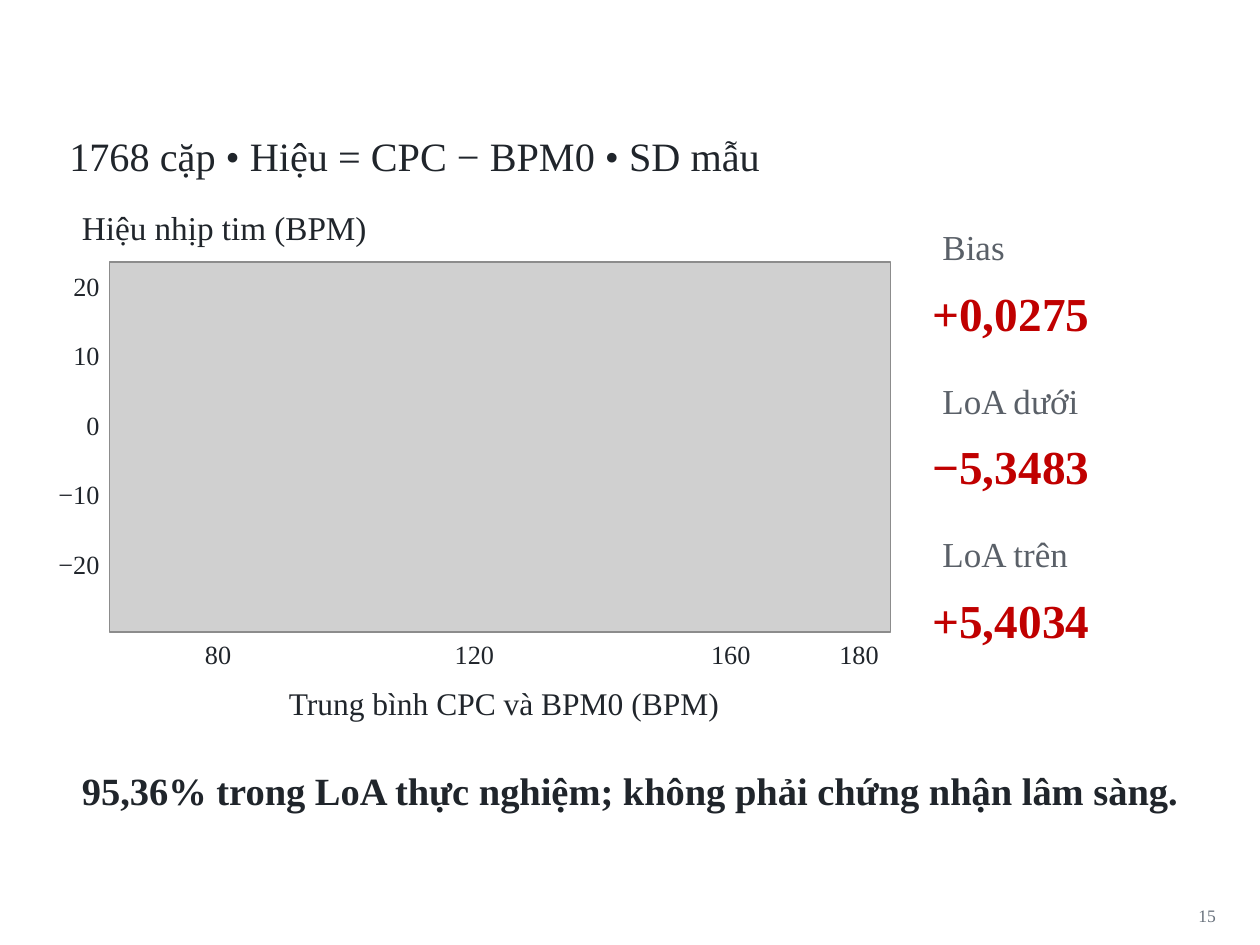
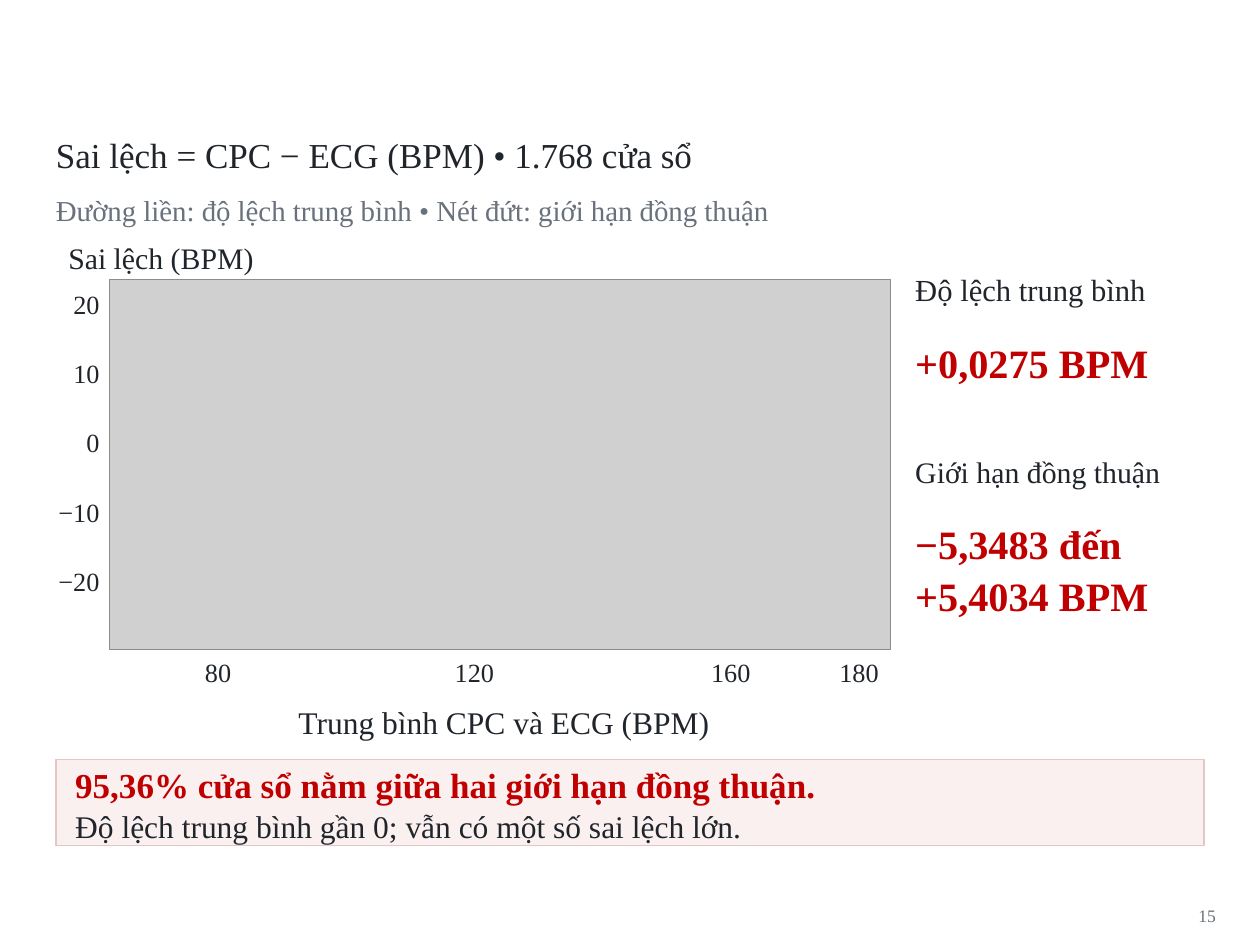
Before and after one commit to Vutu2003/ppg_adaptive_filter, a slide deck: slide 15 of reports/final/Bao_ve_mon_hoc_CPC_PPG_LMS_RLS.pptx. Drawn at 1260x945 pixels with LibreOffice and Linux fonts; fonts in the diff are those of the drawing; grey boxes stand for pictures; background and template pictures are left out. Boxes give left, top, right and bottom in pixels: in the first picture for what was removed or moved away, otherwise in the second. Text is boxed around its words. In the diff, an @@ line names an element or a change of style, - is before the commit and + after.

Commit message:
Finished pptx

```diff
--- a/reports/final/Bao_ve_mon_hoc_CPC_PPG_LMS_RLS.pptx
+++ b/reports/final/Bao_ve_mon_hoc_CPC_PPG_LMS_RLS.pptx
@@ text added at [56, 142, 692, 175], 20 pt, text #20252B @@
+Sai lệch = CPC − ECG (BPM) • 1.768 cửa sổ
@@ text removed at [69, 141, 760, 180] @@
-1768 cặp • Hiệu = CPC − BPM0 • SD mẫu
@@ text added at [56, 200, 768, 227], 16.5 pt, text #68717C @@
+Đường liền: độ lệch trung bình • Nét đứt: giới hạn đồng thuận
@@ text removed at [82, 217, 366, 247] @@
-Hiệu nhịp tim (BPM)
@@ text removed at [942, 237, 1004, 261] @@
-Bias
@@ text added at [68, 248, 254, 275], 17 pt, text #20252B @@
+Sai lệch (BPM)
@@ text added at [915, 279, 1145, 307], 17.5 pt, text #20252B @@
+Độ lệch trung bình
@@ 2 texts, 1 picture: place and size @@
-2 texts, 1 picture at [73, 262, 891, 633]
+2 texts, 1 picture at [73, 280, 891, 650]
@@ text at [915, 351, 1148, 384]: text changed; size 27 to 23 pt @@
-+0,0275
++0,0275 BPM
@@ text removed at [942, 389, 1078, 415] @@
-LoA dưới
@@ text added at [915, 461, 1160, 489], 17 pt, text #20252B @@
+Giới hạn đồng thuận
@@ text removed at [932, 452, 1089, 491] @@
-−5,3483
@@ 7 texts: place and size @@
-7 texts at [58, 278, 878, 665]
+7 texts at [58, 296, 878, 683]
@@ text at [915, 529, 1148, 617]: text changed; size 27 to 23 pt @@
-+5,4034
+−5,3483 đến
++5,4034 BPM
@@ text removed at [942, 542, 1067, 568] @@
-LoA trên
@@ text at [298, 712, 709, 740]: text changed @@
-Trung bình CPC và BPM0 (BPM)
+Trung bình CPC và ECG (BPM)
@@ rectangle added at [55, 760, 1203, 845], fill #FBF0F0, outline #E5C6C6 0.7 pt @@
@@ text added at [75, 772, 815, 805], 20 pt, text #C00000, bold @@
+95,36% cửa sổ nằm giữa hai giới hạn đồng thuận.
@@ text removed at [82, 778, 1177, 813] @@
-95,36% trong LoA thực nghiệm; không phải chứng nhận lâm sàng.
@@ text added at [75, 814, 741, 844], 18 pt, text #20252B @@
+Độ lệch trung bình gần 0; vẫn có một số sai lệch lớn.
```
Also in this commit, not shown: 11 other slides changed, 2 slides added, 2 slides removed, 6 other files.
